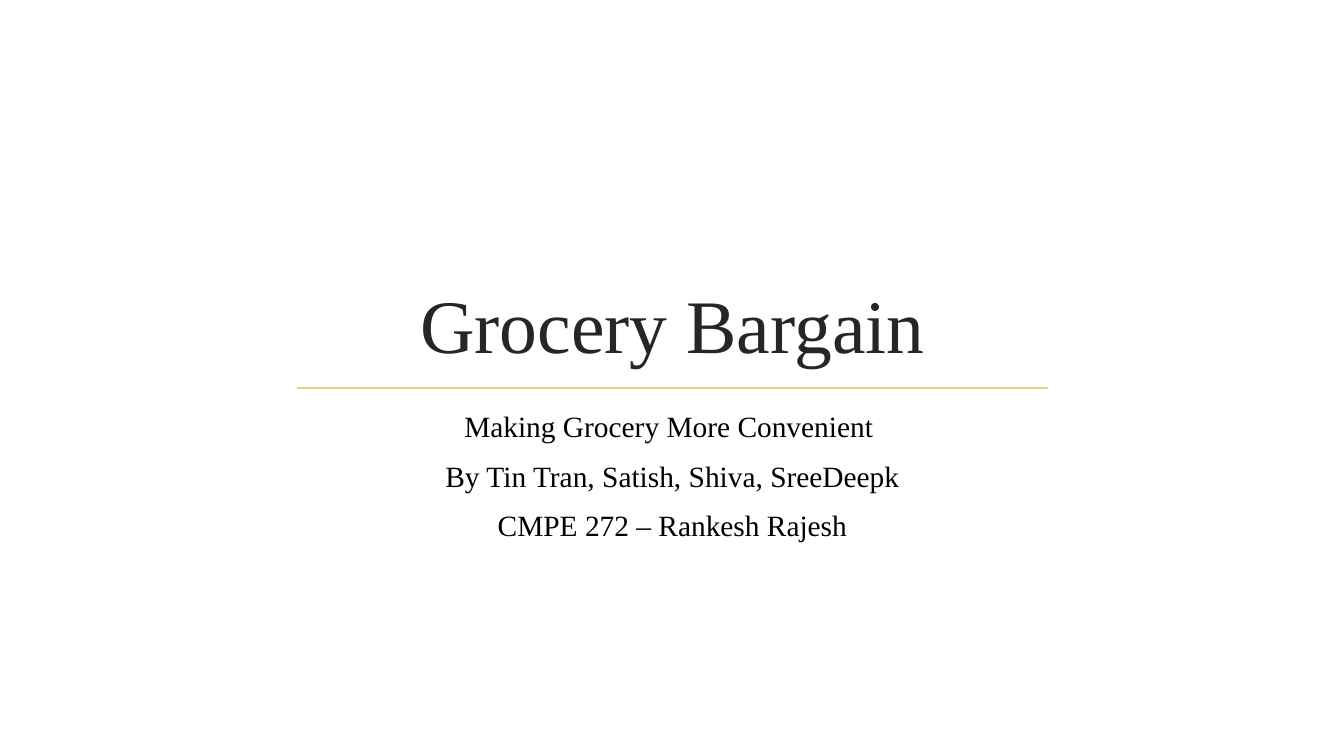
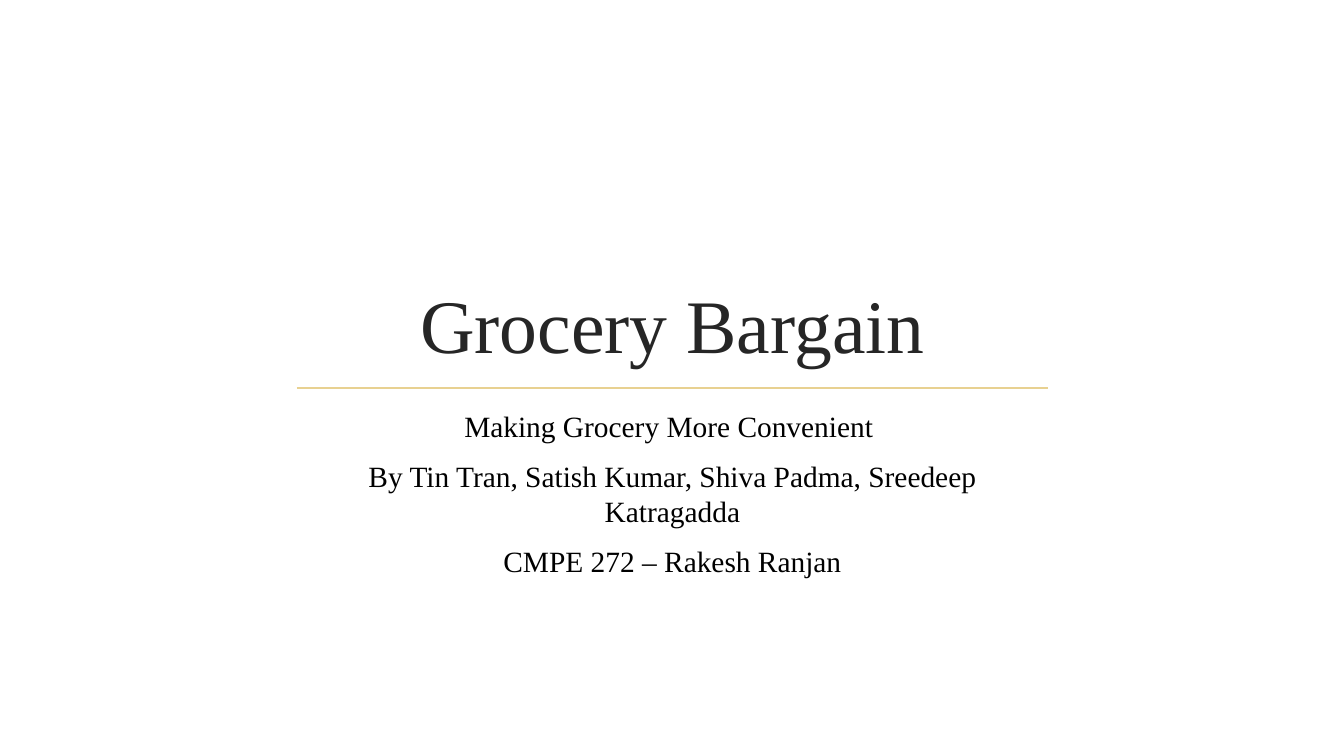
Before and after one commit to SJSU272LabS17/Project-Team-2, a slide deck: slide 1 of Grocery Bargain.pptx. Drawn at 1344x756 pixels with LibreOffice and Linux fonts; fonts in the diff are those of the drawing; background and template pictures are left out. Boxes give left, top, right and bottom in pixels: in the first picture for what was removed or moved away, otherwise in the second. Text is boxed around its words. In the diff, an @@ line names an element or a change of style, - is before the commit and + after.

Commit message:
presentation

```diff
--- a/Grocery Bargain.pptx
+++ b/Grocery Bargain.pptx
@@ subtitle at <box>368,466,976,578</box>: text changed @@
-By Tin Tran, Satish, Shiva, SreeDeepk
-CMPE 272 – Rankesh Rajesh
+By Tin Tran, Satish Kumar, Shiva Padma, Sreedeep Katragadda
+CMPE 272 – Rakesh Ranjan
```
Also in this commit, not shown: 1 slide removed, 1 other file.
